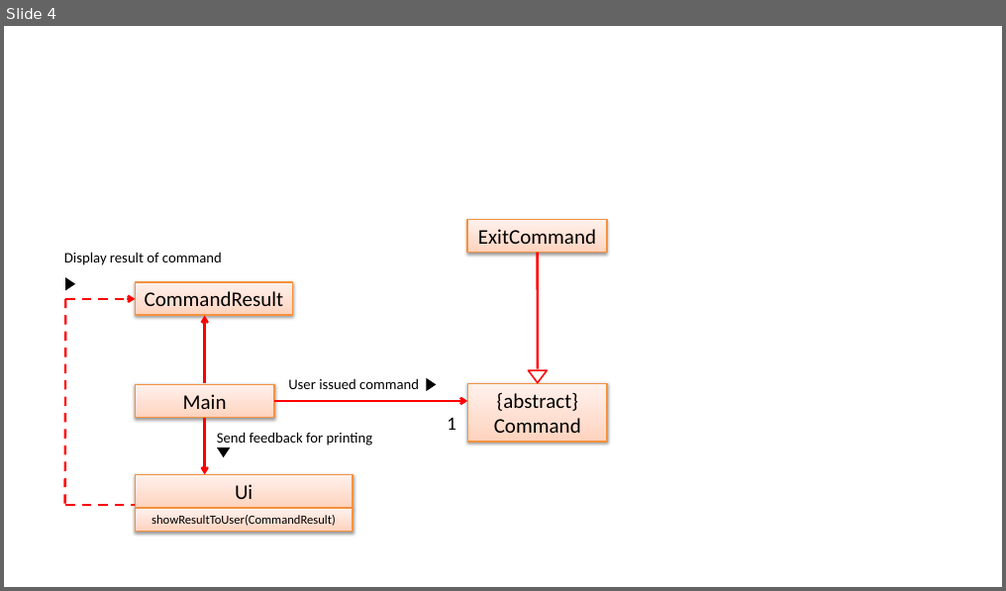
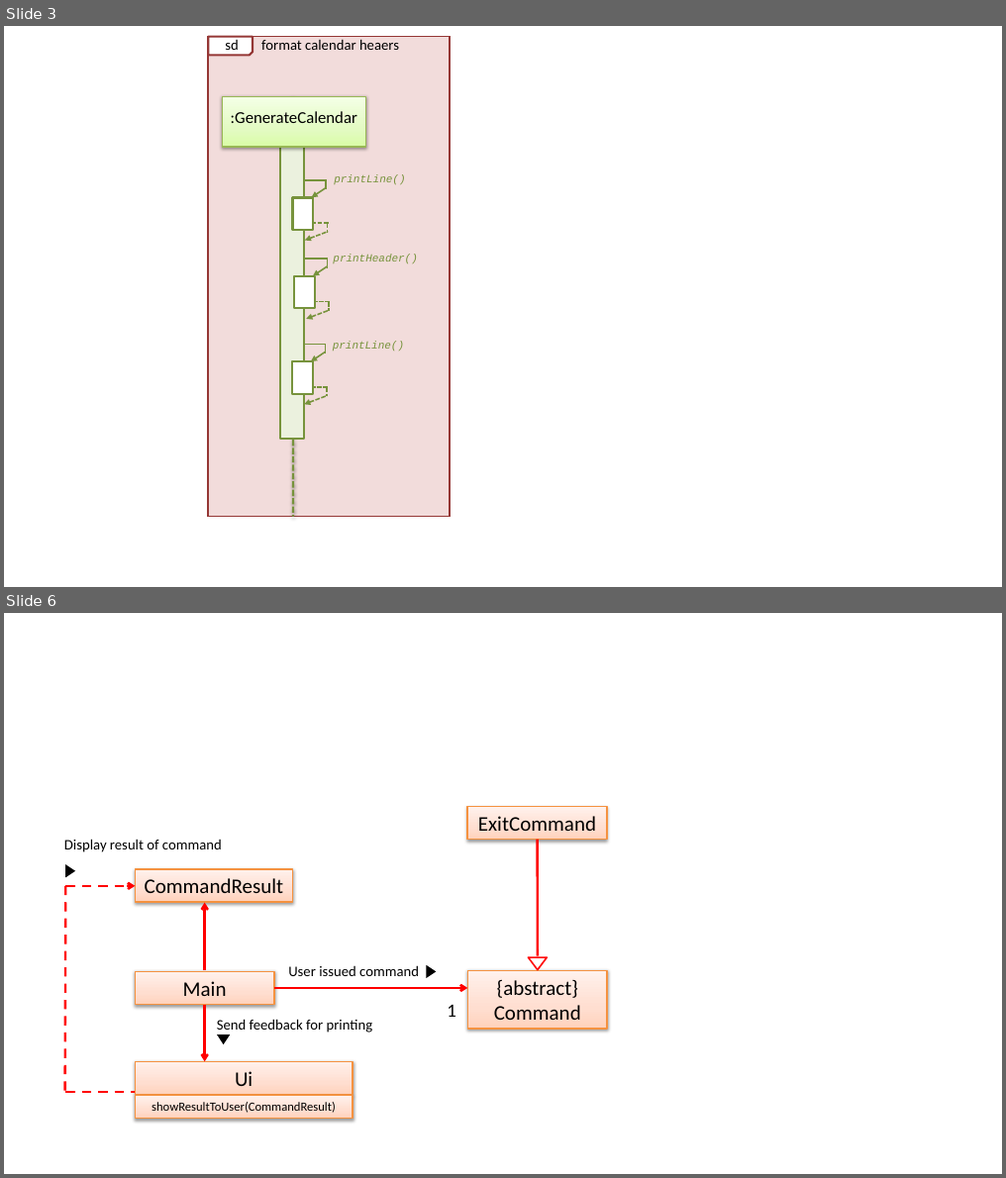
Before and after one commit to yuchenlichuck/tp, a slide deck: docs/UML Diagrams.pptx. Shown one above the other, each under a label of ours: slide 4 before the commit, slides 3 and 6 after it; the slides between them are not shown. The pictures are 1006x591 and 1006x1178 pixels, drawn with LibreOffice and Linux fonts; fonts in the diff are those of the drawing. Boxes give left, top, right and bottom in pixels: in the first picture for what was removed or moved away, otherwise in the second. Text is boxed around its words. In the diff, an @@ line names an element or a change of style, - is before the commit and + after.

```diff
--- a/docs/UML Diagrams.pptx
+++ b/docs/UML Diagrams.pptx
@@ slide 3 added at box(4, 26, 1002, 587), background #FFFFFF @@
@@ rectangle added at box(208, 37, 450, 516), fill #F2DCDB, outline #953735 1.5 pt @@
@@ snip rect added at box(208, 37, 252, 55), fill #FFFFFF, outline #953735 2 pt @@
@@ text added at box(225, 39, 399, 55), 14 pt, text #000000 @@
+sd format calendar heaers
@@ text added at box(334, 175, 405, 185), 10.5 pt, text #77933C, italic @@
+printLine()
@@ text added at box(333, 254, 417, 264), 10.5 pt, text #77933C, italic @@
+printHeader()
@@ text added at box(333, 341, 404, 351), 10.5 pt, text #77933C, italic @@
+printLine()
@@ group added at box(223, 96, 366, 517): 13 lines, 6 arrows, 5 rectangles @@
+:GenerateCalendar
@@ what was slide 4 is now slide 6 @@
```
Also in this commit, not shown: 4 slides changed, 3 other slides added.
